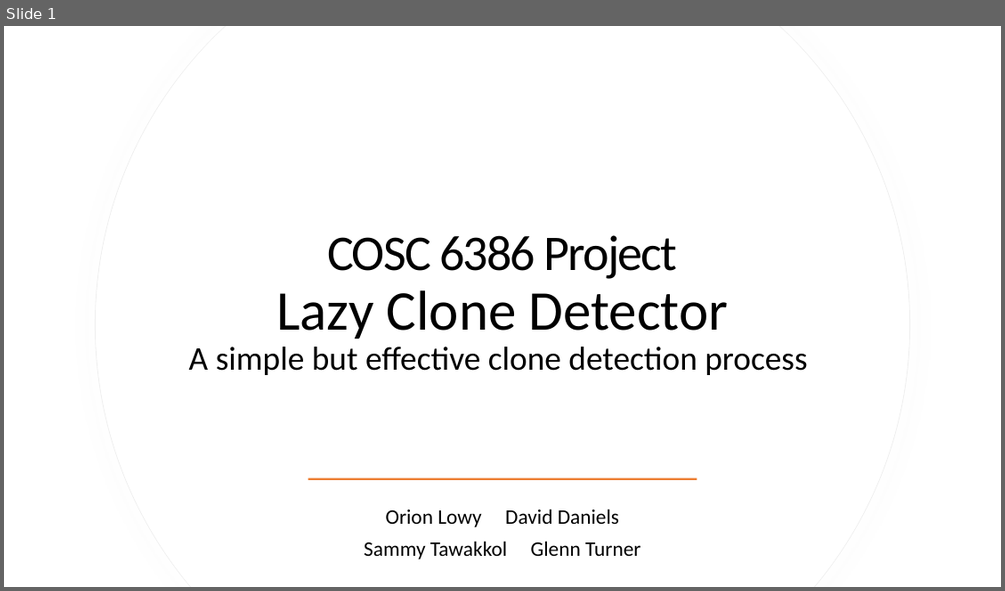
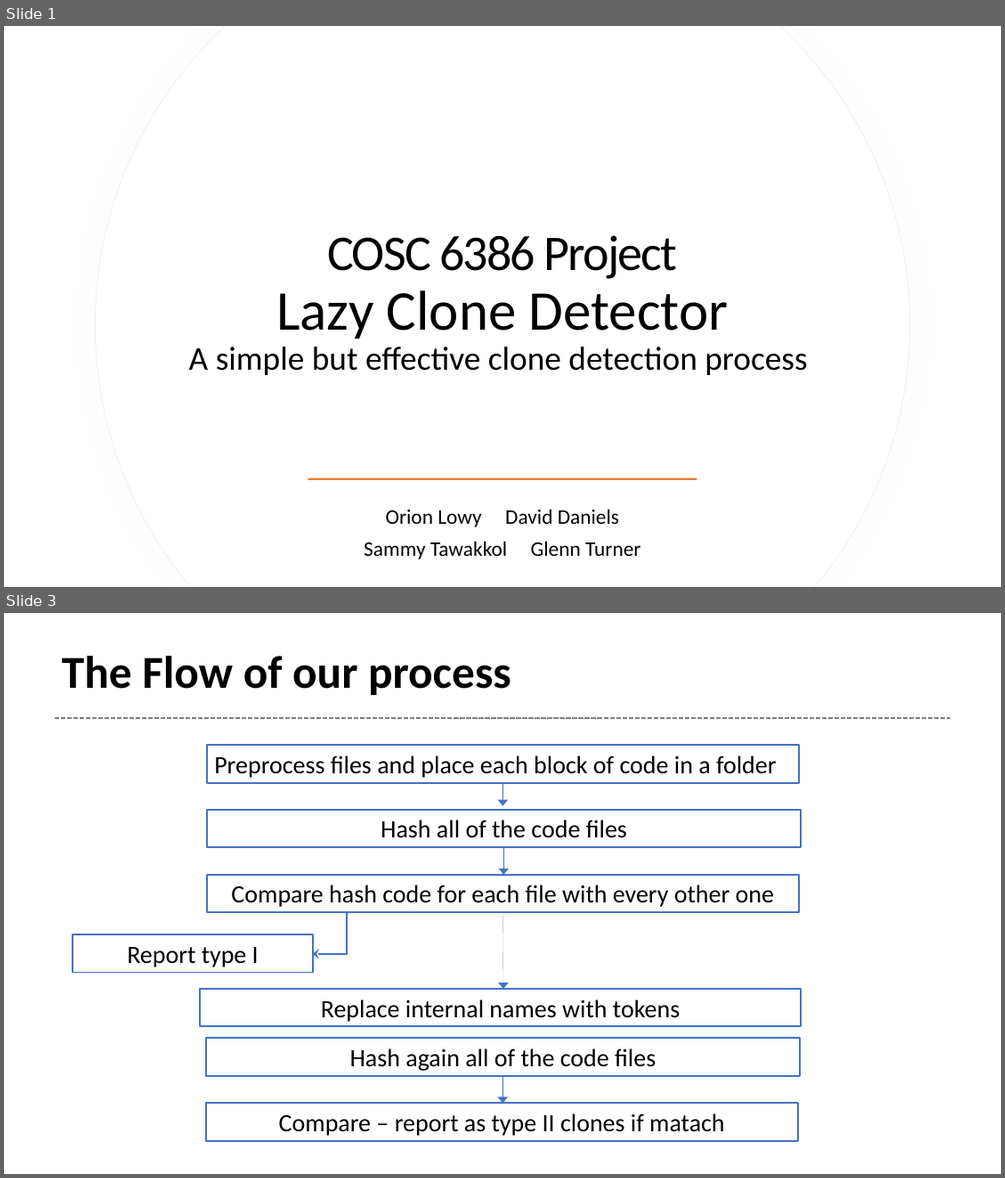
Before and after one commit to Tetricz/CodeCloneDetector, a slide deck: presentation.pptx. Shown one above the other, each under a label of ours: slide 1 before the commit, slides 1 and 3 after it; the slides between them are not shown. The pictures are 1005x591 and 1005x1178 pixels, drawn with LibreOffice and Linux fonts; fonts in the diff are those of the drawing. Boxes give left, top, right and bottom in pixels: in the first picture for what was removed or moved away, otherwise in the second. Text is boxed around its words. In the diff, an @@ line names an element or a change of style, - is before the commit and + after.

```diff
--- a/presentation.pptx
+++ b/presentation.pptx
@@ slide 3 added at [4, 613, 1001, 1174], background #FFFFFF @@
@@ title added at [62, 656, 511, 695], 44 pt, text #000000, bold @@
+The Flow of our process
@@ line added from (54, 718) to (950, 718), #808080 1.5 pt dashed @@
@@ rectangle added at [207, 746, 798, 783], outline #4472C4 1.5 pt, 24 pt, text #000000 @@
+Preprocess files and place each block of code in a folder
@@ arrow added from (502, 783) to (502, 806), #4472C4 0.75 pt @@
@@ rectangle added at [207, 810, 801, 847], outline #4472C4 1.5 pt, 24 pt, text #000000 @@
+Hash all of the code files
@@ arrow added from (503, 846) to (503, 875), #4472C4 0 pt @@
@@ rectangle added at [207, 875, 798, 912], outline #4472C4 1.5 pt, 24 pt, text #000000 @@
+Compare hash code for each file with every other one
@@ elbow arrow added from (380, 912) to (313, 954), #4472C4 1.25 pt @@
@@ arrow added from (502, 912) to (503, 989), #4472C4 0 pt @@
@@ rectangle added at [73, 934, 313, 972], outline #4472C4 1.5 pt, 24 pt, text #000000 @@
+Report type I
@@ rectangle added at [200, 989, 801, 1026], outline #4472C4 1.5 pt, 24 pt, text #000000 @@
+Replace internal names with tokens
@@ rectangle added at [206, 1038, 800, 1075], outline #4472C4 1.5 pt, 24 pt, text #000000 @@
+Hash again all of the code files
@@ arrow added from (502, 1075) to (502, 1103), #4472C4 0 pt @@
@@ rectangle added at [206, 1103, 797, 1140], outline #4472C4 1.5 pt, 24 pt, text #000000 @@
+Compare – report as type II clones if matach
```
Also in this commit, not shown: 3 slides changed, 2 other slides added, 1 slide removed.
